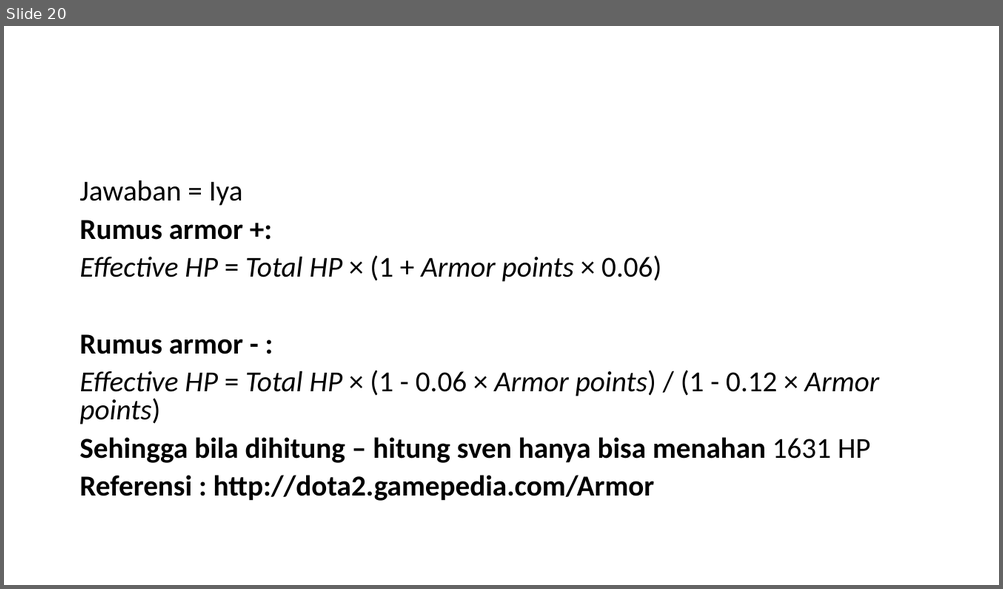
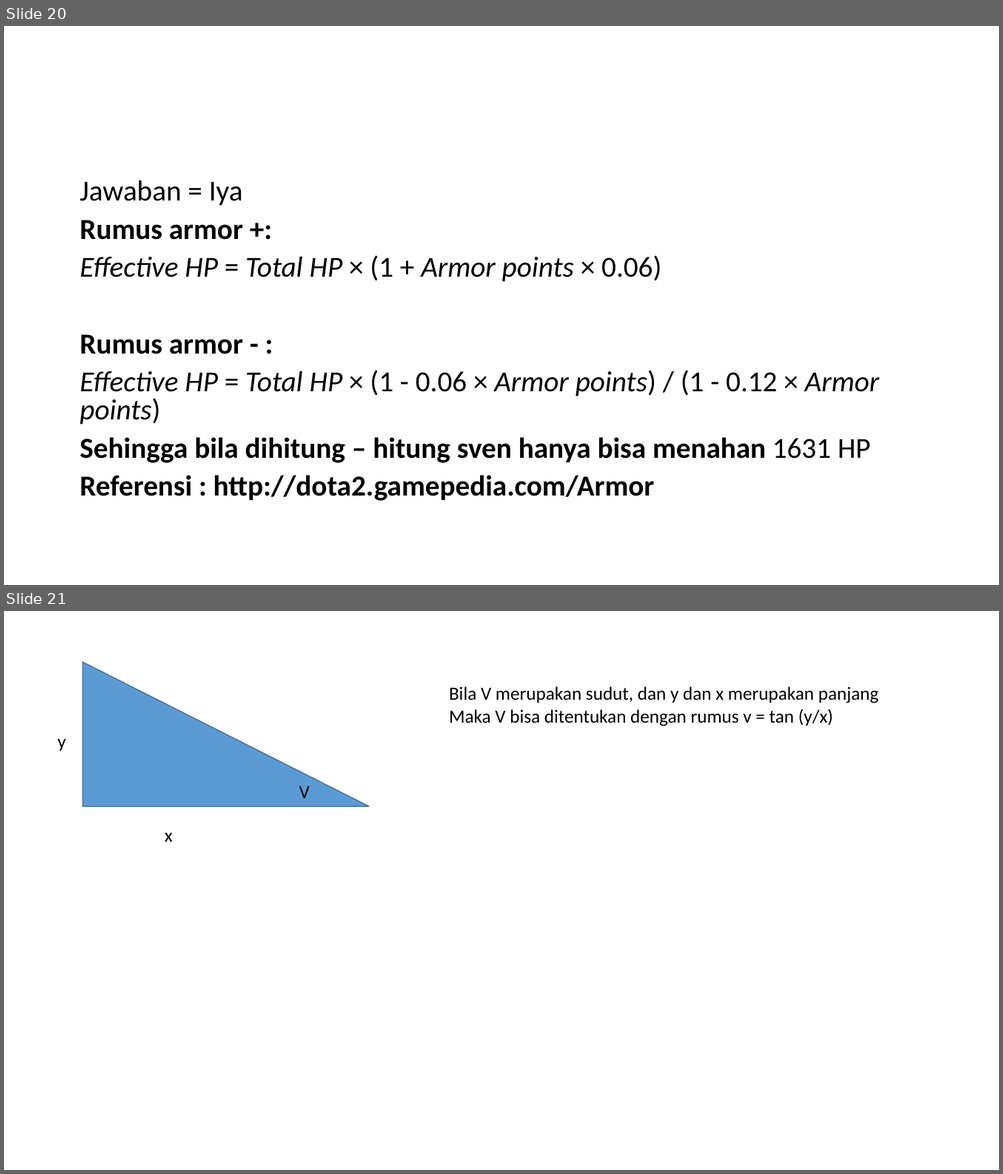
Before and after one commit to alfredhandoko/Tugas1PopinGameskoAG, a slide deck: Tugas.pptx. Shown one above the other, each under a label of ours: slide 20 before the commit, slides 20 and 21 after it. The pictures are 1003x589 and 1003x1174 pixels, drawn with LibreOffice and Linux fonts; fonts in the diff are those of the drawing. Boxes give left, top, right and bottom in pixels: in the first picture for what was removed or moved away, otherwise in the second. Text is boxed around its words. In the diff, an @@ line names an element or a change of style, - is before the commit and + after.

```diff
--- a/Tugas.pptx
+++ b/Tugas.pptx
@@ slide 21 added at [4, 611, 999, 1170], background #FFFFFF @@
@@ right triangle added at [82, 662, 369, 806], fill #5B9BD5, outline #43739E 1 pt @@
@@ text added at [449, 686, 879, 726], 18 pt, text #000000 @@
+Bila V merupakan sudut, dan y dan x merupakan panjang
+Maka V bisa ditentukan dengan rumus v = tan (y/x)
@@ text added at [57, 739, 65, 751], 18 pt, text #000000 @@
+y
@@ text added at [299, 786, 310, 798], 18 pt, text #000000 @@
+V
@@ text added at [165, 833, 173, 842], 18 pt, text #000000 @@
+x
```
Also in this commit, not shown: 1 slide changed, 2 other slides added.
